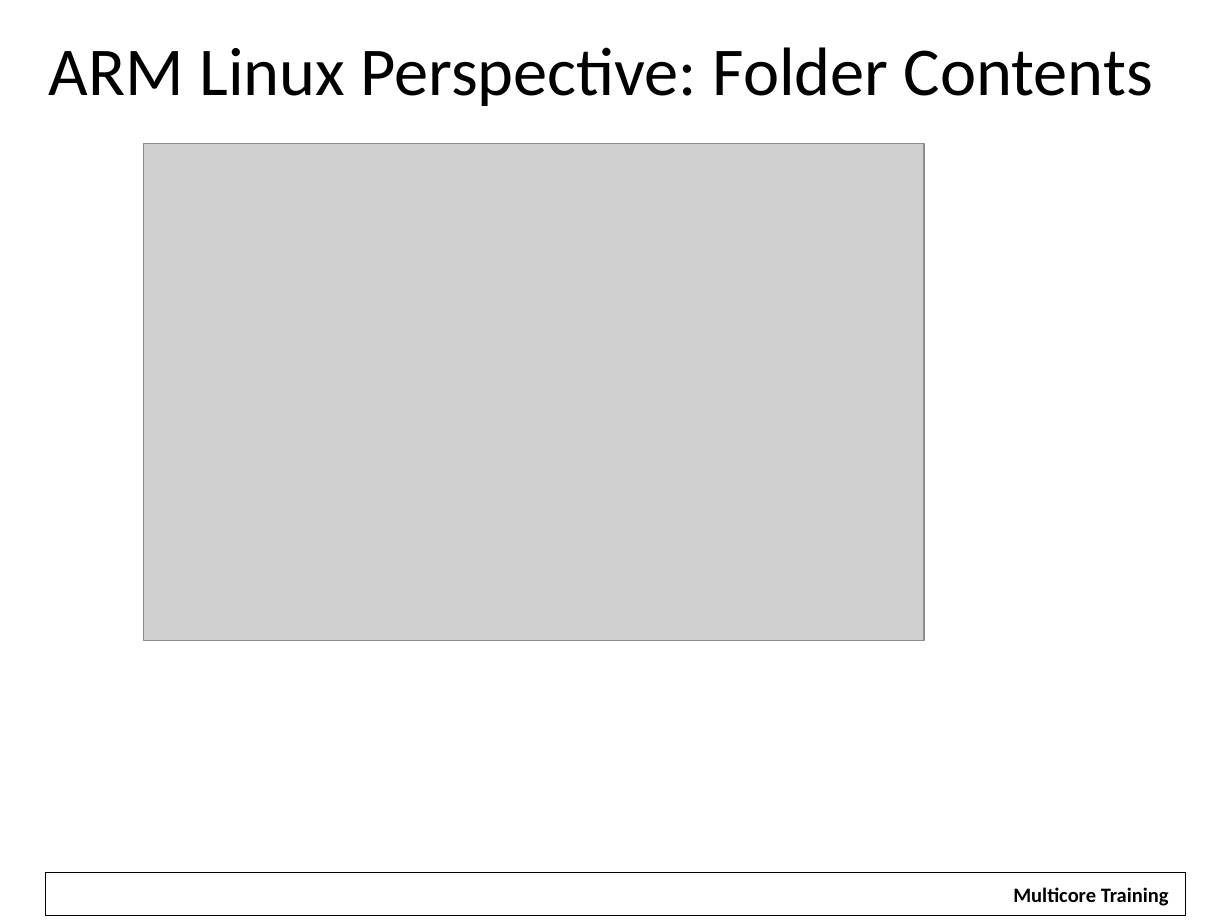
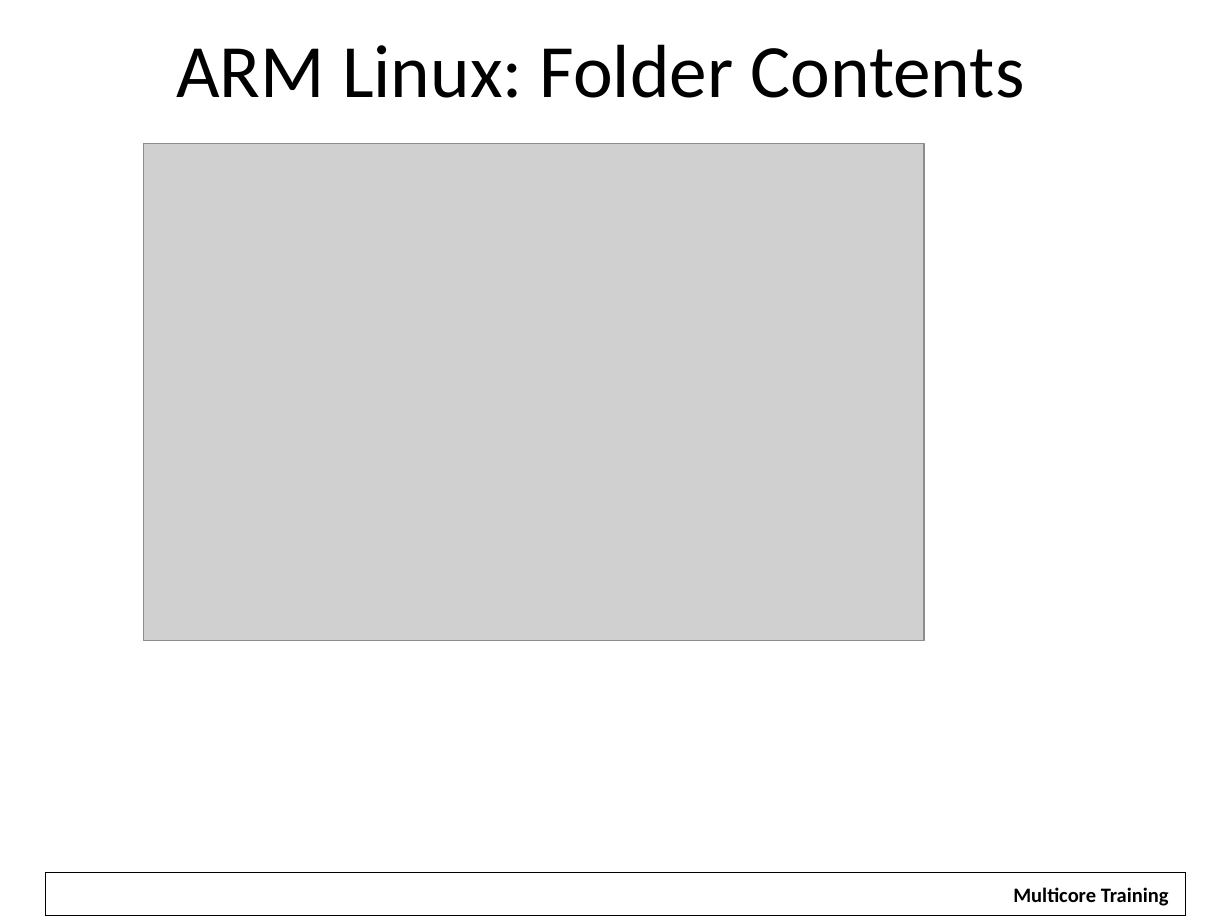
Before and after one commit to hari1989/keystone-workshop, a slide deck: slide 17 of slides/KeyStone Software.pptx (slide 30 before the commit). Drawn at 1232x924 pixels with LibreOffice and Linux fonts; fonts in the diff are those of the drawing; grey boxes stand for pictures; background and template pictures are left out. Boxes give left, top, right and bottom in pixels: in the first picture for what was removed or moved away, otherwise in the second. Text is boxed around its words. In the diff, an @@ line names an element or a change of style, - is before the commit and + after.

```diff
--- a/slides/KeyStone Software.pptx
+++ b/slides/KeyStone Software.pptx
@@ text at box(176, 44, 1024, 98): text changed; size 40 to 44 pt @@
-ARM Linux Perspective: Folder Contents
+ARM Linux: Folder Contents
```
Also in this commit, not shown: 12 other slides changed, 8 slides added, 39 slides removed.
